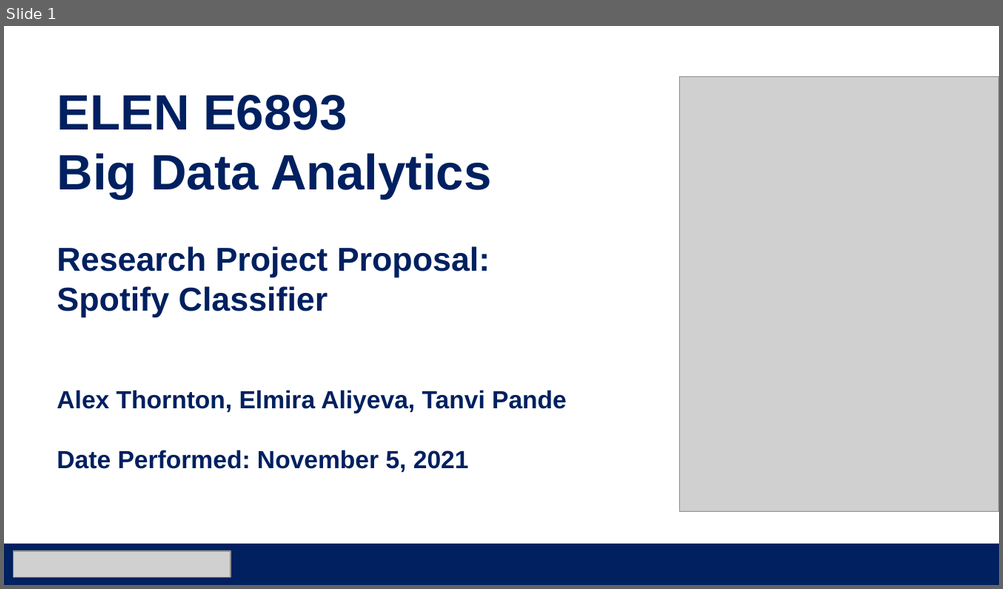
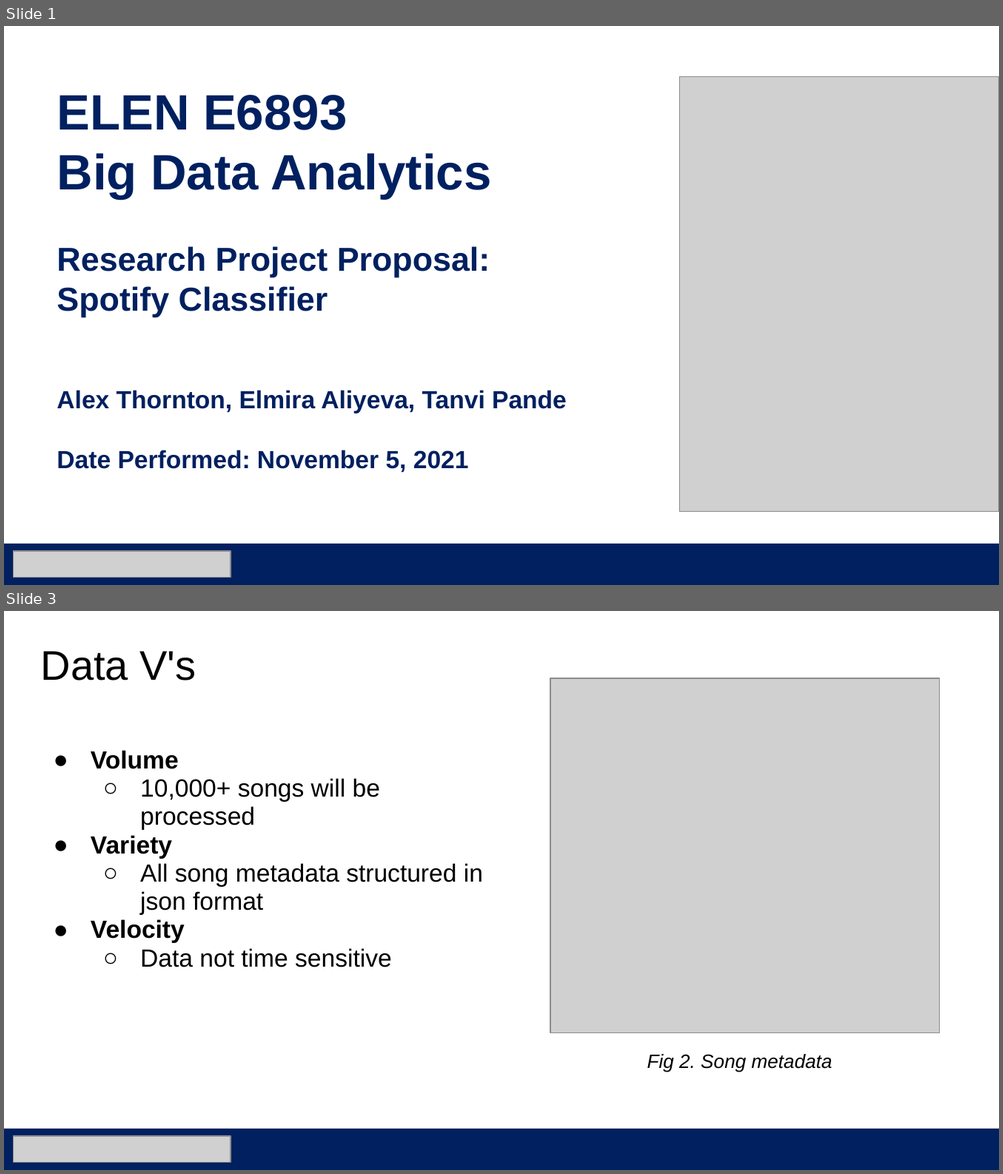
Before and after one commit to athornton1618/SpotifyClassifier, a slide deck: Documentation/Spotify Classifier Proposal.pptx. Shown one above the other, each under a label of ours: slide 1 before the commit, slides 1 and 3 after it; the slides between them are not shown. The pictures are 1003x589 and 1003x1174 pixels, drawn with LibreOffice and Linux fonts; fonts in the diff are those of the drawing; grey boxes stand for pictures. Boxes give left, top, right and bottom in pixels: in the first picture for what was removed or moved away, otherwise in the second. Text is boxed around its words. In the diff, an @@ line names an element or a change of style, - is before the commit and + after.

```diff
--- a/Documentation/Spotify Classifier Proposal.pptx
+++ b/Documentation/Spotify Classifier Proposal.pptx
@@ slide 3 added at <box>4,611,999,1170</box>, background #FFFFFF @@
@@ title added at <box>41,651,196,681</box>, 30 pt, text #000000 @@
+Data V's
@@ picture added at <box>550,678,939,1034</box> @@
@@ text added at <box>91,750,483,968</box>, 18 pt, text #000000 @@
+● Volume
+  ○ 10,000+ songs will be processed
+● Variety
+  ○ All song metadata structured in json format
+● Velocity
+  ○ Data not time sensitive
@@ text added at <box>647,1054,832,1073</box>, 14 pt, text #000000, italic @@
+Fig 2. Song metadata
@@ rectangle added at <box>4,1129,999,1170</box>, fill #002060 @@
@@ picture added at <box>13,1136,230,1163</box> @@
```
Also in this commit, not shown: 5 slides changed, 2 other files.
